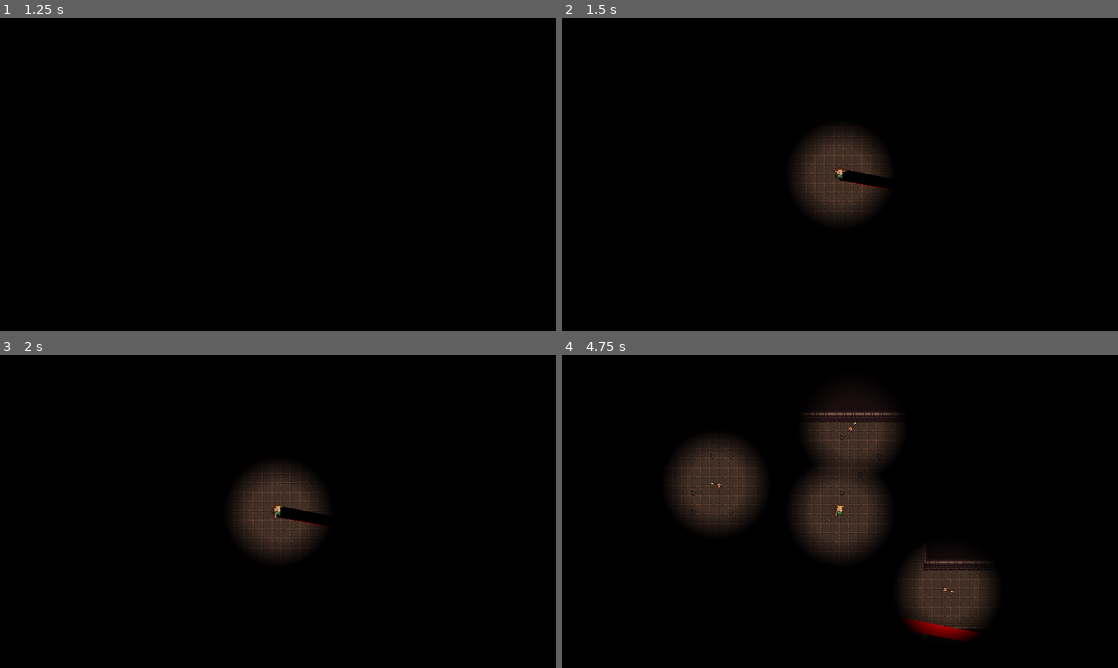
Above: before the commit, frames 1-4 (two rows, left to right).
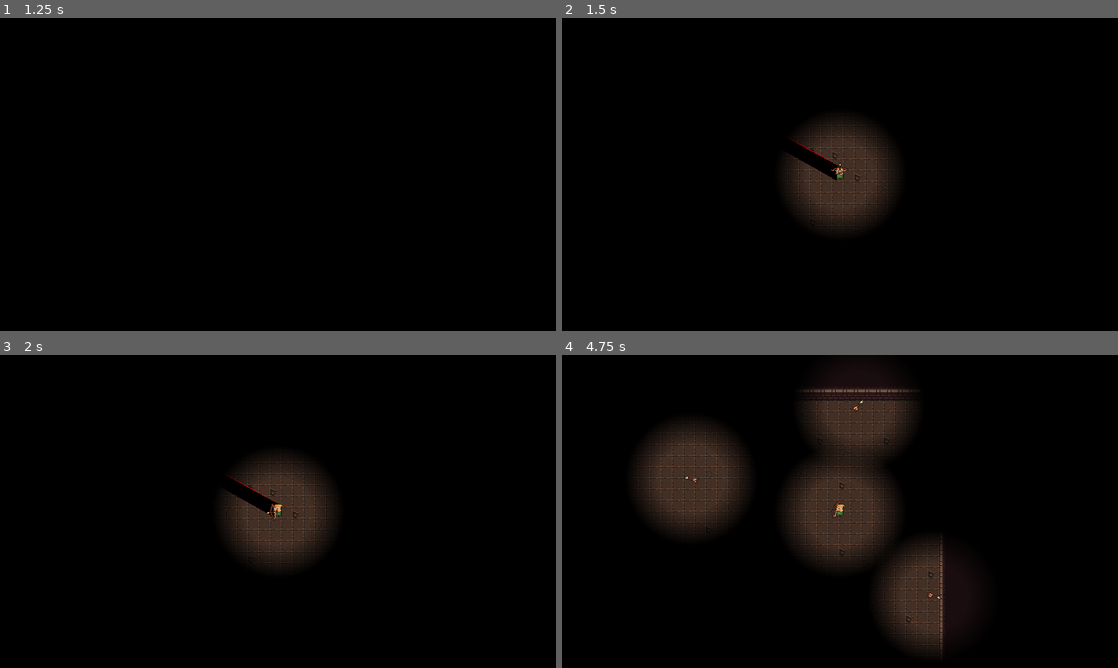
Above: after the commit, the same moments.

Repository: kuma-gee/shadow-edge
Game: Godot game, scene res://src/game.tscn
The game is run twice, just before and just after one commit, with the same random seed, the same clock (stepped at 60 frames per second) and the same inputs.
Inputs (mouse positions are in pixels of both pictures, inside the frame that each line leads up to):
- Up to frame 1 (1.25 s): tap Enter at 0.5 s; move the mouse to (400, 158) at 0.52 s; press the mouse at (400, 158) at 0.53 s; hold A (move_right) from 0.53 s (still down)
- Up to frame 2 (1.5 s): tap Space at 1.25 s; move the mouse to (728, 190) at 1.27 s; release A (move_right) at 1.28 s; release the mouse at (728, 190) at 1.28 s; hold S (move_down) from 1.28 s (still down); click (728, 190) at 1.35 s
- Up to frame 3 (2 s): keep holding S (move_down)
- Up to frame 4 (4.75 s): tap Enter at 2 s; move the mouse to (895, 442) at 2.02 s; release S (move_down) at 2.03 s; hold A (move_right) 2.03-2.78 s; hold Right mouse button (roll) 2.03-2.78 s; click (895, 442) at 2.3 s; move the mouse to (812, 574) at 2.77 s; hold W (move_up) 2.78-3.53 s; click (812, 574) at 2.85 s; move the mouse to (1006, 558) at 3.52 s; press the mouse at (1006, 558) at 3.53 s; hold D (move_left) from 3.53 s (still down); move the mouse to (673, 464) at 4.27 s; release the mouse at (673, 464) at 4.28 s; right-click (673, 464) at 4.35 s; click (673, 464) at 4.55 s

Frame 1 is identical in both runs. In frame 2, 1.6% of the frame differs, in the area x 39-61%, y 31-69%; in frame 3, 1.6%; in frame 4, 11%, in the area x 12-79%, y 5-97%.

Commit message:
show arrow on bow

Diff:
--- a/src/MSTDungeon/MSTDungeon.tscn
+++ b/src/MSTDungeon/MSTDungeon.tscn
@@ -521,6 +521,7 @@
 
 [node name="MSTDungeon" type="Node2D"]
 script = ExtResource("2")
+max_rooms = 10
 reconnection_factor = 0.0
 
 [node name="Level" type="TileMap" parent="."]
--- a/src/player/arrow.tscn
+++ b/src/player/arrow.tscn
@@ -6,7 +6,7 @@
 [ext_resource type="Script" path="res://shared/effect/Effect.gd" id="3_p077d"]
 
 [sub_resource type="RectangleShape2D" id="RectangleShape2D_wm47i"]
-size = Vector2(6, 16)
+size = Vector2(6, 14)
 
 [node name="Arrow" type="CharacterBody2D"]
 collision_layer = 16
--- a/src/player/bow.gd
+++ b/src/player/bow.gd
@@ -3,6 +3,7 @@
 @export var arrow_scene: PackedScene
 
 @onready var firerate_timer: Timer = $FireRate
+@onready var arrow_sprite: Sprite2D = $Arrow
 
 var can_fire = true
 
@@ -14,8 +15,10 @@
 	arrow.global_position = global_position
 	get_tree().current_scene.add_child(arrow)
 	can_fire = false
+	arrow_sprite.hide()
 	firerate_timer.start()
 
 
 func _on_fire_rate_timeout():
 	can_fire = true
+	arrow_sprite.show()
--- a/src/player/bow.tscn
+++ b/src/player/bow.tscn
@@ -1,8 +1,9 @@
-[gd_scene load_steps=4 format=3 uid="uid://6rrbd3ehs0ba"]
+[gd_scene load_steps=5 format=3 uid="uid://6rrbd3ehs0ba"]
 
 [ext_resource type="Script" path="res://src/player/bow.gd" id="1_harcl"]
 [ext_resource type="Texture2D" uid="uid://lwpvifjyug5q" path="res://assets/weapon_bow.png" id="1_ohgio"]
 [ext_resource type="PackedScene" uid="uid://dmmd7wp77nwoi" path="res://src/player/arrow.tscn" id="2_hggyl"]
+[ext_resource type="Texture2D" uid="uid://b6fi06afnaeup" path="res://assets/weapon_arrow.png" id="4_2cb5b"]
 
 [node name="Bow" type="Node2D"]
 script = ExtResource("1_harcl")
@@ -12,6 +13,12 @@
 rotation = -1.5708
 texture = ExtResource("1_ohgio")
 
+[node name="Arrow" type="Sprite2D" parent="."]
+position = Vector2(0, -1)
+scale = Vector2(0.8, 0.8)
+texture = ExtResource("4_2cb5b")
+
 [node name="FireRate" type="Timer" parent="."]
+one_shot = true
 
 [connection signal="timeout" from="FireRate" to="." method="_on_fire_rate_timeout"]
--- a/src/player/player.tscn
+++ b/src/player/player.tscn
@@ -25,6 +25,7 @@
 script = ExtResource("3_soyvn")
 
 [node name="Camera2D" type="Camera2D" parent="."]
+zoom = Vector2(1.2, 1.2)
 
 [node name="Lantern" parent="." instance=ExtResource("5_17ulj")]
 
